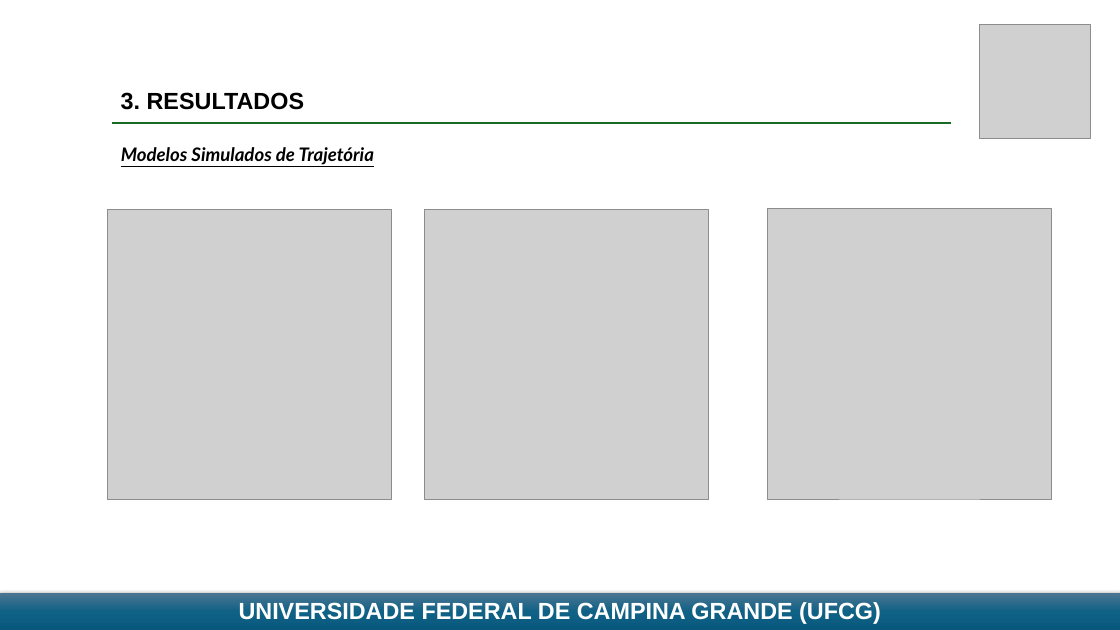
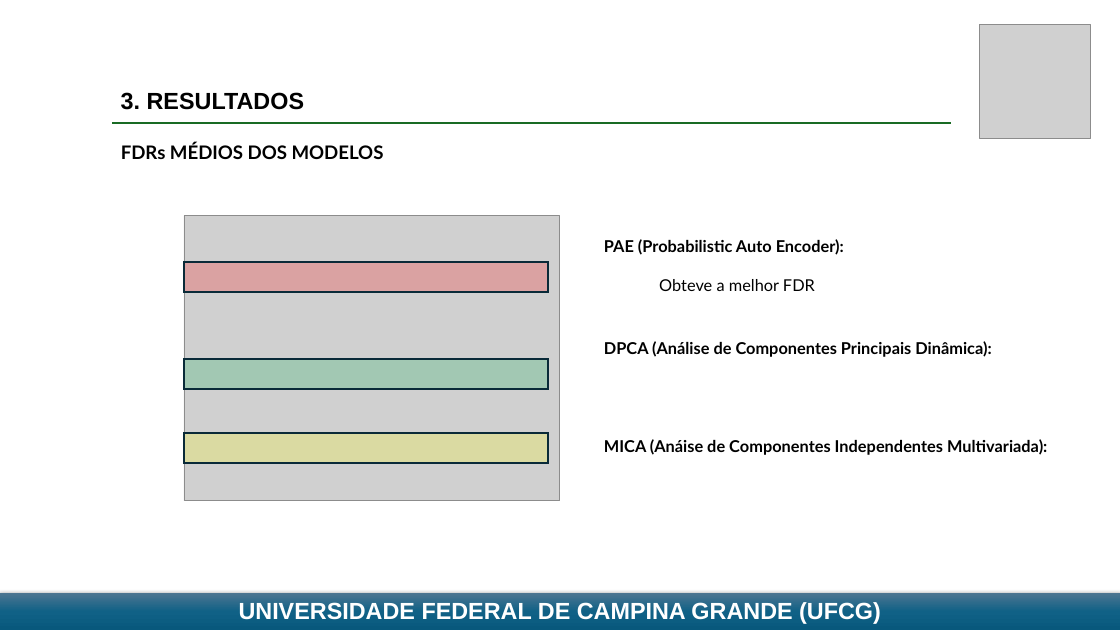
Before and after one commit to SauloJose/SistemasInteligentes2026, a slide deck: slide 18 of Atividade 3 - Identificação de Falhas/Apresentação 3 - FALTAS - Saulo.pptx (slide 6 before the commit). Drawn at 1120x630 pixels with LibreOffice and Linux fonts; fonts in the diff are those of the drawing; grey boxes stand for pictures. Boxes give left, top, right and bottom in pixels: in the first picture for what was removed or moved away, otherwise in the second. Text is boxed around its words. In the diff, an @@ line names an element or a change of style, - is before the commit and + after.

Commit message:
adicionando o Probabilistic AutoEncoder

```diff
--- a/Atividade 3 - Identificação de Falhas/Apresentação 3 - FALTAS - Saulo.pptx
+++ b/Atividade 3 - Identificação de Falhas/Apresentação 3 - FALTAS - Saulo.pptx
@@ text removed at <box>121,147,374,165</box> @@
-Modelos Simulados de Trajetória
@@ text added at <box>121,143,384,159</box>, 16 pt, text #000000, bold @@
+FDRs MÉDIOS DOS MODELOS
@@ picture removed at <box>767,209,1052,500</box> @@
@@ picture removed at <box>108,210,392,499</box> @@
@@ picture added at <box>184,216,560,502</box> @@
@@ picture removed at <box>424,210,708,499</box> @@
@@ text added at <box>604,239,844,255</box>, 14 pt, text #000000, bold @@
+PAE (Probabilistic Auto Encoder):
@@ rectangle added at <box>184,262,548,292</box>, fill #FF0000 at 22% opacity, outline #092A39 1.5 pt @@
@@ text added at <box>659,279,815,291</box>, 14 pt, text #000000 @@
+Obteve a melhor FDR
@@ rectangle added at <box>184,359,548,388</box>, fill #00B050 at 22% opacity, outline #092A39 1.5 pt @@
@@ text added at <box>604,341,991,357</box>, 14 pt, text #000000, bold @@
+DPCA (Análise de Componentes Principais Dinâmica):
@@ rectangle added at <box>184,434,548,463</box>, fill #FFFF00 at 22% opacity, outline #092A39 1.5 pt @@
@@ text added at <box>604,439,1047,455</box>, 14 pt, text #000000, bold @@
+MICA (Anáise de Componentes Independentes Multivariada):
```
Also in this commit, not shown: 7 other slides changed, 15 slides added, 7 other files.
